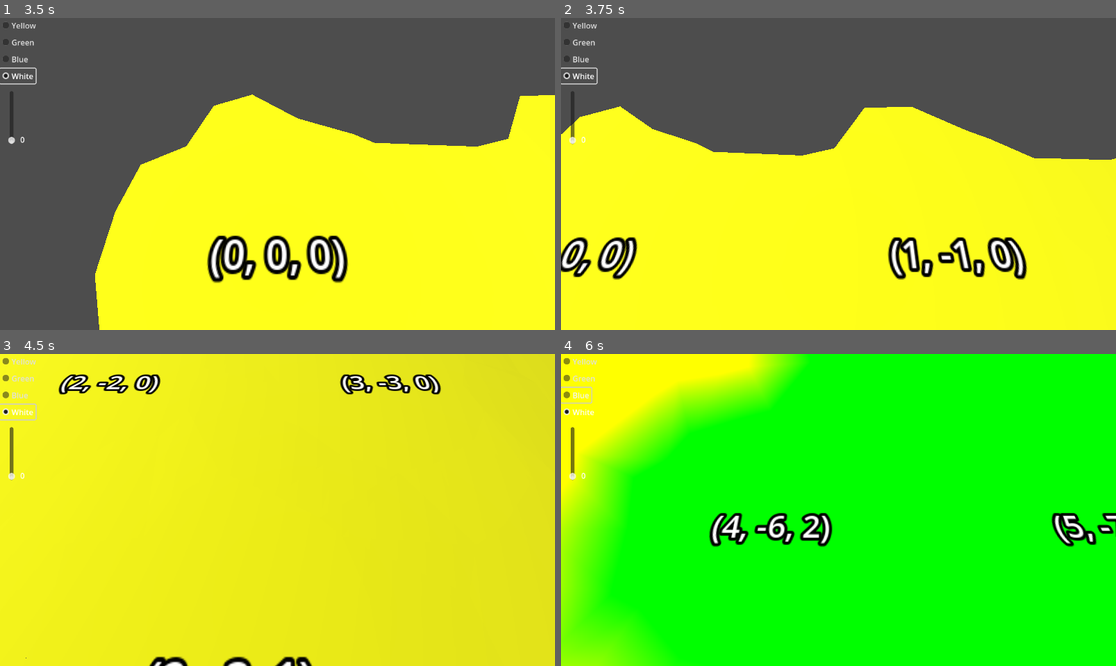
Above: before the commit, frames 1-4 (two rows, left to right).
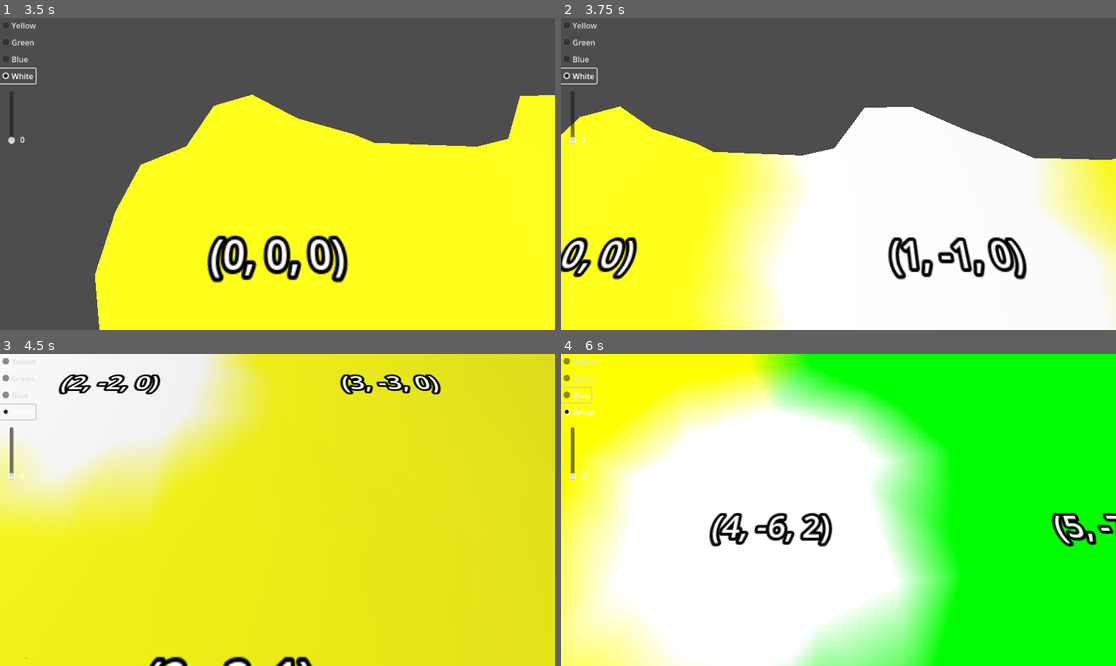
Above: after the commit, the same moments.

Repository: davepruitt/hex_map_godot
Game: Godot game, scene res://main.tscn
Same seed, same stepped clock (60 frames per second), same inputs: the game is played once before the commit and once after it.
Inputs (mouse positions are in pixels of both pictures, inside the frame that each line leads up to):
- Up to frame 1 (3.5 s): click "Yellow" at 0.5 s; click "Green" at 1.25 s; click "Blue" at 2 s; click "White" at 2.75 s
- Up to frame 2 (3.75 s): tap Enter at 3.5 s; move the mouse to (960, 158) at 3.52 s; hold Right (ui_right) from 3.53 s (still down); tap Z at 3.6 s; click (960, 158) at 3.67 s
- Up to frame 3 (4.5 s): move the mouse to (166, 525) at 4.27 s; release Right (ui_right) at 4.28 s; hold Down (ui_down) from 4.28 s (still down); tap X at 4.35 s; click (166, 525) at 4.42 s
- Up to frame 4 (6 s): move the mouse to (894, 441) at 5.02 s; release Down (ui_down) at 5.03 s; hold Right (ui_right) 5.03-5.78 s; tap P at 5.1 s; click (894, 441) at 5.17 s; move the mouse to (810, 572) at 5.77 s; hold Up (ui_up) from 5.78 s (still down); tap Z at 5.85 s; click (810, 572) at 5.92 s

Frame 1 is identical in both runs. In frame 2, 42% of the frame differs, in the area x 24-100%, y 28-100%; in frame 3, 21%; in frame 4, 57%, in the area x 0-72%, y 3-100%.
Error before the commit: Invalid assignment of property or key 'hex_color' with value of type 'Color' on a base object of type 'Nil'. (res://main.gd:109)

Commit message:
Finished implementing the primary hex grid chunk code through section 1.4 of tutorial 5.

Diff:
--- a/hex_project_godot/hex_cell.gd
+++ b/hex_project_godot/hex_cell.gd
@@ -8,13 +8,22 @@
 
 #endregion
 
+#region Private data members
+
+var _hex_color: Color = Color.BLACK
+
+## This is the elevation of the hex cell
+var _elevation: int = -32767
+
+#endregion
+
 #region Public data members
+
+## This is the HexGridChunk object that this HexCell belongs to
+var hex_chunk: HexGridChunk
 
 ## These are the cordinates of this hex within the hex grid
 var hex_coordinates: HexCoordinates
-
-## This is the color of this hex
-var hex_color: Color
 
 ## This is an array of all neighbors of this hex cell
 var hex_neighbors: Array[HexCell] = [null, null, null, null, null, null]
@@ -23,6 +32,10 @@
 	get:
 		return _elevation
 	set(value):
+		#Check to see if the new value is different from the existing value
+		if (_elevation == value):
+			return
+
 		#Set the elevation value for this cell
 		_elevation = value
 
@@ -36,12 +49,20 @@
 		#Set the y-axis position of the "position label" for the cell
 		position_label.position.y = 0.01 + abs(perturbation_amount)
 
-#endregion
+		#Refresh this hex's chunk
+		_refresh()
 
-#region Private data members
+## This is the color of this hex
+var hex_color: Color:
+	get:
+		return _hex_color
+	set(value):
+		if (_hex_color == value):
+			return
 
-## This is the elevation of the hex cell
-var _elevation: int = 0
+		_hex_color = value
+
+		_refresh()
 
 #endregion
 
@@ -77,3 +98,16 @@
 	return HexMetrics.get_edge_type(_elevation, other_cell.elevation)
 
 #endregion
+
+#region Private methods
+
+func _refresh () -> void:
+	if (hex_chunk):
+		hex_chunk.request_refresh()
+
+		for i in range(0, len(hex_neighbors)):
+			var neighbor: HexCell = hex_neighbors[i]
+			if (neighbor != null) and (neighbor.hex_chunk != hex_chunk):
+				neighbor.hex_chunk.request_refresh()
+
+#endregion
--- a/hex_project_godot/hex_grid.gd
+++ b/hex_project_godot/hex_grid.gd
@@ -56,12 +56,16 @@
 	_create_cells()
 
 	for i in range(0, len(_hex_grid_chunks)):
-		_hex_grid_chunks[i].refresh(hex_shader_material)
+		_hex_grid_chunks[i].set_mesh_material(hex_shader_material)
+		_hex_grid_chunks[i].refresh()
 
 
 # Called every frame. 'delta' is the elapsed time since the previous frame.
 func _process(delta: float) -> void:
-	pass
+	for i in range(0, len(_hex_grid_chunks)):
+		var current_chunk: HexGridChunk = _hex_grid_chunks[i]
+		if (current_chunk.update_needed):
+			current_chunk.refresh()
 
 #endregion
 
@@ -78,8 +82,7 @@
 	var index = coordinates.X + coordinates.Z * _cell_count_x + coordinates.Z / 2.0
 
 	#Get the selected hex cell object
-	#var cell = _hex_cells[index] as HexCell
-	var cell: HexCell = null
+	var cell = _hex_cells[index] as HexCell
 
 	#Return the cell
 	return cell
--- a/hex_project_godot/hex_grid_chunk.gd
+++ b/hex_project_godot/hex_grid_chunk.gd
@@ -7,6 +7,14 @@
 var _hex_cells: Array[HexCell] = []
 
 var _hex_mesh: HexMesh = HexMesh.new()
+
+var _hex_shader_material: ShaderMaterial
+
+#endregion
+
+#region Public data members
+
+var update_needed: bool = false
 
 #endregion
 
@@ -26,10 +34,27 @@
 #region Public methods
 
 func add_cell (index: int, cell: HexCell) -> void:
+	#Set the hex chunk reference on the hex cell object
+	cell.hex_chunk = self
+
+	#Append the cell to the list of cells in this chunk
 	_hex_cells.append(cell)
+
+	#Add the hex cell as a child of the chunk
 	add_child(cell)
 
-func refresh (hex_shader_material: ShaderMaterial) -> void:
-	_hex_mesh.triangulate_cells(_hex_cells, hex_shader_material)
+func set_mesh_material (mat: ShaderMaterial) -> void:
+	_hex_shader_material = mat
+
+func request_refresh () -> void:
+	#Set the "update needed" flag
+	update_needed = true
+
+func refresh () -> void:
+	#Run the triangulation of the mesh
+	_hex_mesh.triangulate_cells(_hex_cells, _hex_shader_material)
+
+	#Reset the "update needed" flag
+	update_needed = false
 
 #endregion
--- a/hex_project_godot/main.gd
+++ b/hex_project_godot/main.gd
@@ -108,6 +108,5 @@
 func _edit_cell (cell: HexCell):
 	cell.hex_color = active_color
 	cell.elevation = active_elevation
-	hex_grid.refresh()
 
 #endregion
